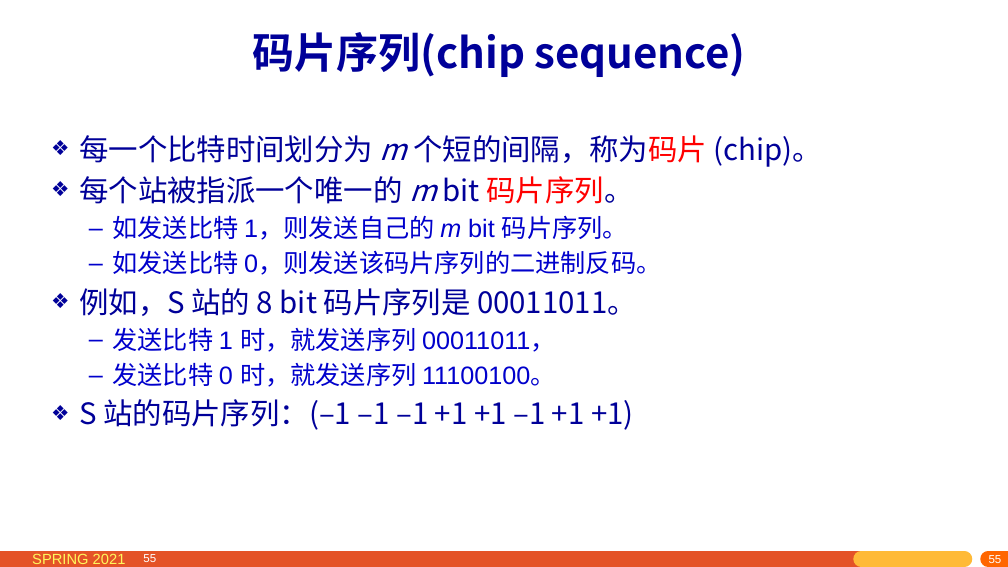
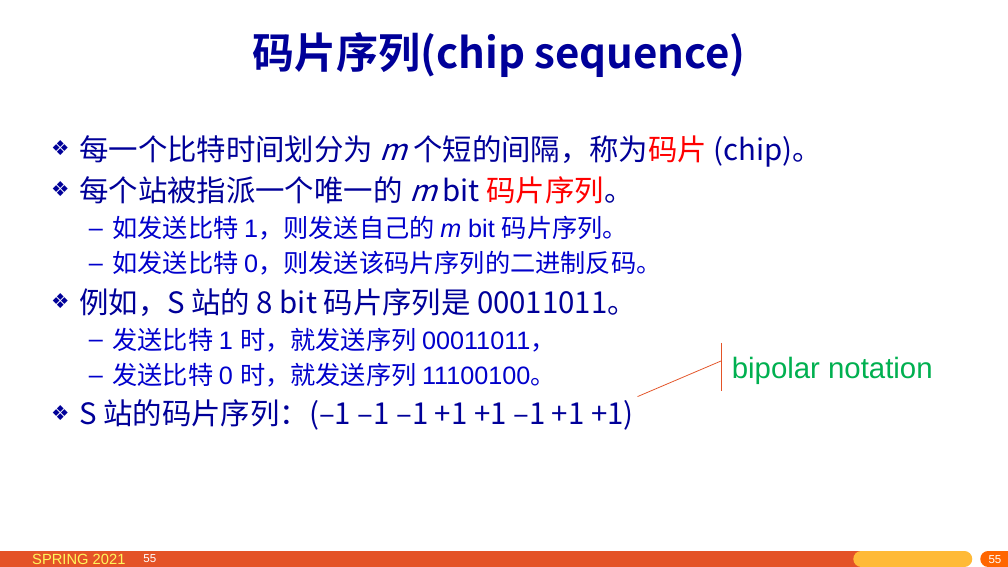
Before and after one commit to network-whu/2021, a slide deck: slide 55 of slides/instruction/02.pptx. Drawn at 1008x567 pixels with LibreOffice and Linux fonts; fonts in the diff are those of the drawing. Boxes give left, top, right and bottom in pixels: in the first picture for what was removed or moved away, otherwise in the second. Text is boxed around its words. In the diff, an @@ line names an element or a change of style, - is before the commit and + after.

```diff
--- a/slides/instruction/02.pptx
+++ b/slides/instruction/02.pptx
@@ accent callout added at box(724, 343, 951, 391), outline #E45327 0.75 pt, 28 pt, text #00B050 @@
+bipolar notation
```
Also in this commit, not shown: 5 other slides changed, 2 slides added, 2 other files.
